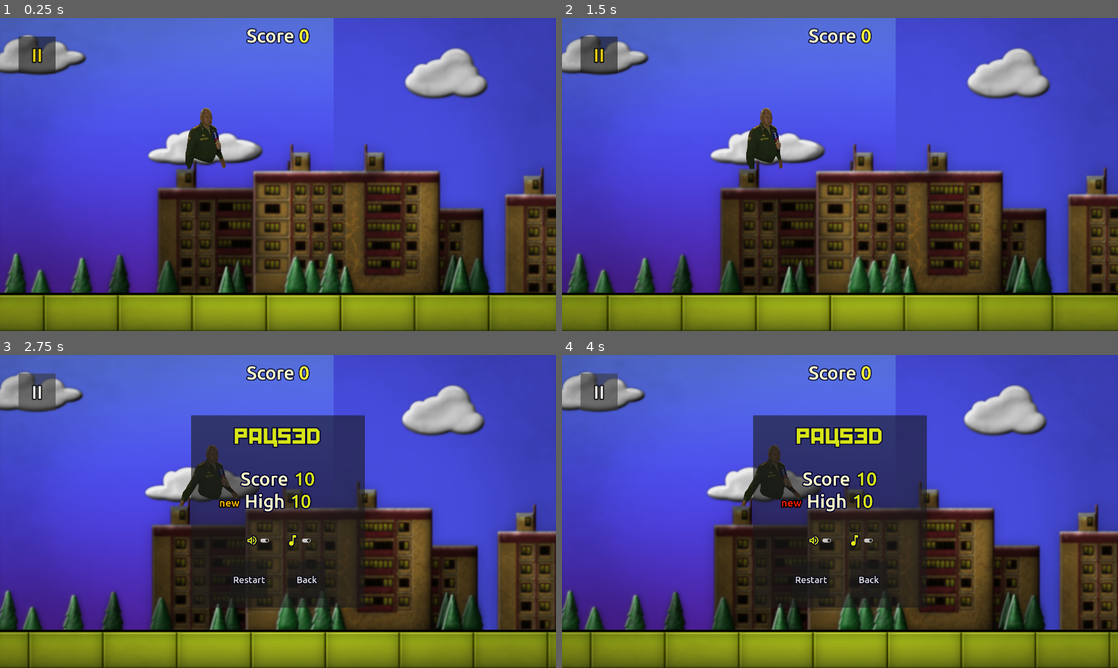
Above: before the commit, frames 1-4 (two rows, left to right).
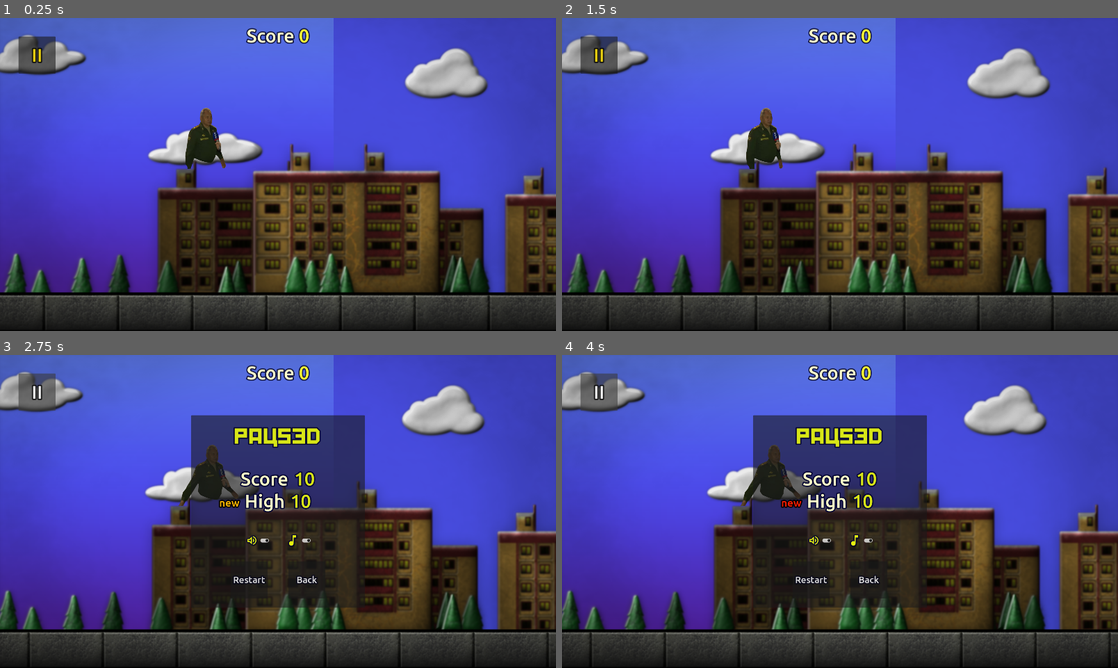
Above: after the commit, the same moments.

Repository: vibrunazo/godot_shoigu
Game: Godot game, scene res://scenes/main.tscn
Two runs of this game, one before a commit and one after it. Both use one fixed random seed, a clock stepped at 60 frames per second and the inputs below. This scene is started directly instead of the project's main scene. Sound files missing from this copy of the repository are replaced by a short silence.
Inputs:
- Up to frame 1 (0.25 s): no input
- Up to frame 2 (1.5 s): click "II" at 0.5 s; click "Restart" at 1.25 s
- Up to frame 3 (2.75 s): click "II" at 2 s
- Up to frame 4 (4 s): click "Restart" at 2.75 s; click "II" at 3.5 s

The runs differ from the first frame. In frame 1, 12% of the frame differs, in the area x 0-100%, y 87-100%; in frame 2, 12%; in frame 3, 12%; in frame 4, 12%.

Commit message:
replace floor tex

Diff:
--- a/scenes/floor.tscn
+++ b/scenes/floor.tscn
@@ -1,7 +1,7 @@
 [gd_scene load_steps=4 format=3 uid="uid://mlc87t4e6eux"]
 
 [ext_resource type="Script" path="res://scenes/floor.gd" id="1_rv6p4"]
-[ext_resource type="Texture2D" uid="uid://b8mshkg0dn5n3" path="res://assets/tex/floor.png" id="1_vver3"]
+[ext_resource type="Texture2D" uid="uid://cvo3h2skpuw8u" path="res://assets/tex/floor2.png" id="2_osqv3"]
 
 [sub_resource type="RectangleShape2D" id="RectangleShape2D_npqnb"]
 size = Vector2(255, 134)
@@ -17,4 +17,4 @@
 [node name="Sprite2D" type="Sprite2D" parent="."]
 z_index = 10
 z_as_relative = false
-texture = ExtResource("1_vver3")
+texture = ExtResource("2_osqv3")
Binary file removed: assets/tex/floor.png
Binary file added: assets/tex/floor2.png
Not shown, changed: assets/tex/floor2.png.import
Not shown: 9 places in res/bird_theme.tres that only renumber resources
